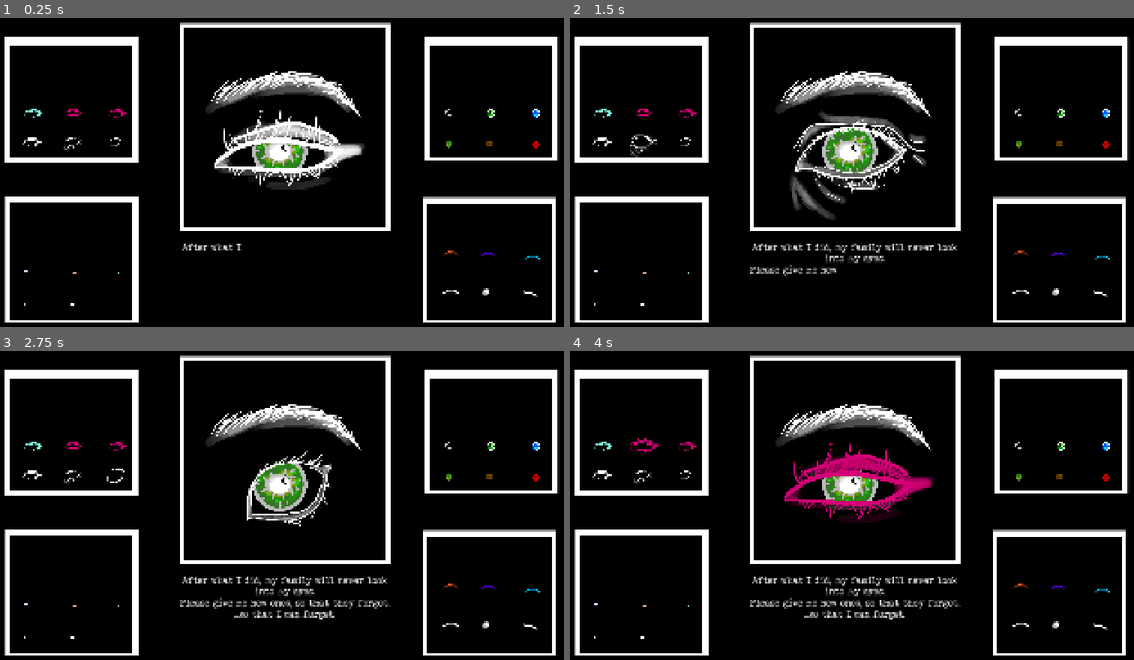
Above: before the commit, frames 1-4 (two rows, left to right).
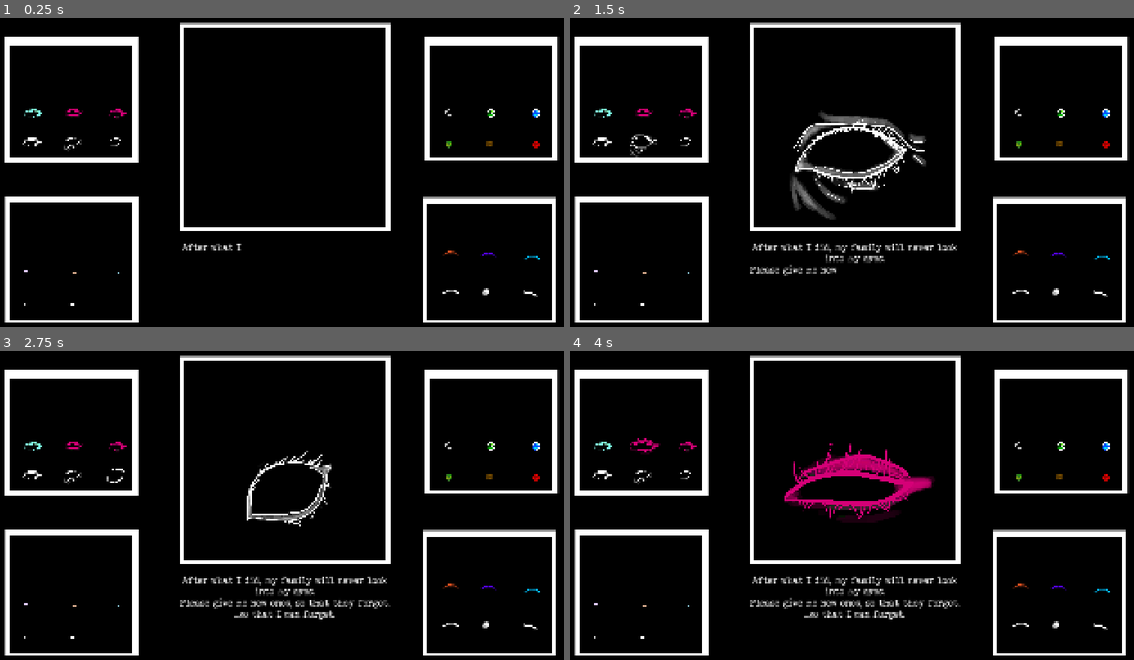
Above: after the commit, the same moments.

Repository: MarkusSecundus/Gamestudies-Experiment
Game: Godot game, scene res://scenes/MainScene.tscn
The game is run twice, just before and just after one commit, with the same random seed, the same clock (stepped at 60 frames per second) and the same inputs. Sound files missing from this copy of the repository are replaced by a short silence.
Inputs (mouse positions are in pixels of both pictures, inside the frame that each line leads up to):
- Up to frame 1 (0.25 s): no input
- Up to frame 2 (1.5 s): click (603, 138) at 0.5 s; click (643, 138) at 1.25 s
- Up to frame 3 (2.75 s): click (112, 471) at 2 s
- Up to frame 4 (4 s): click (603, 443) at 2.75 s; click (643, 443) at 3.5 s

The runs differ from the first frame. In frame 1, 4.9% of the frame differs, in the area x 36-65%, y 17-56%; in frame 2, 2.8%; in frame 3, 2.8%; in frame 4, 2.3%.

Commit message:
fix cosmetic bug

Diff:
--- a/scenes/MainScene.tscn
+++ b/scenes/MainScene.tscn
@@ -91,26 +91,31 @@
 color_distance_interval = Vector2(300, 40)
 
 [node name="Eyebrow" type="Sprite2D" parent="BigEyeShowcase/BigEye"]
+visible = false
 position = Vector2(-12.533447, 2.4665222)
 scale = Vector2(0.49291644, 0.49291644)
 texture = ExtResource("2_cfq0f")
 
 [node name="Iris" type="Sprite2D" parent="BigEyeShowcase/BigEye"]
+visible = false
 position = Vector2(-12.533447, 2.4665222)
 scale = Vector2(0.49291644, 0.49291644)
 texture = ExtResource("13_u55b3")
 
 [node name="IrisLineart" type="Sprite2D" parent="BigEyeShowcase/BigEye"]
+visible = false
 position = Vector2(-12.533447, 2.4665222)
 scale = Vector2(0.49291644, 0.49291644)
 texture = ExtResource("5_u55b3")
 
 [node name="Pupil" type="Sprite2D" parent="BigEyeShowcase/BigEye"]
+visible = false
 position = Vector2(-12.533447, 2.4665222)
 scale = Vector2(0.49291644, 0.49291644)
 texture = ExtResource("5_kp0ql")
 
 [node name="Eye" type="Sprite2D" parent="BigEyeShowcase/BigEye"]
+visible = false
 position = Vector2(-12.533447, 2.4665222)
 scale = Vector2(0.49291644, 0.49291644)
 texture = ExtResource("4_o3jky")
--- a/scripts/BigEye.gd
+++ b/scripts/BigEye.gd
@@ -47,6 +47,7 @@
 	$Eye.hide()
 	$Eyebrow.hide()
 	$Iris.hide()
+	$IrisLineart.hide()
 	$Pupil.hide()
 
 func get_current_answer()->Answer:
